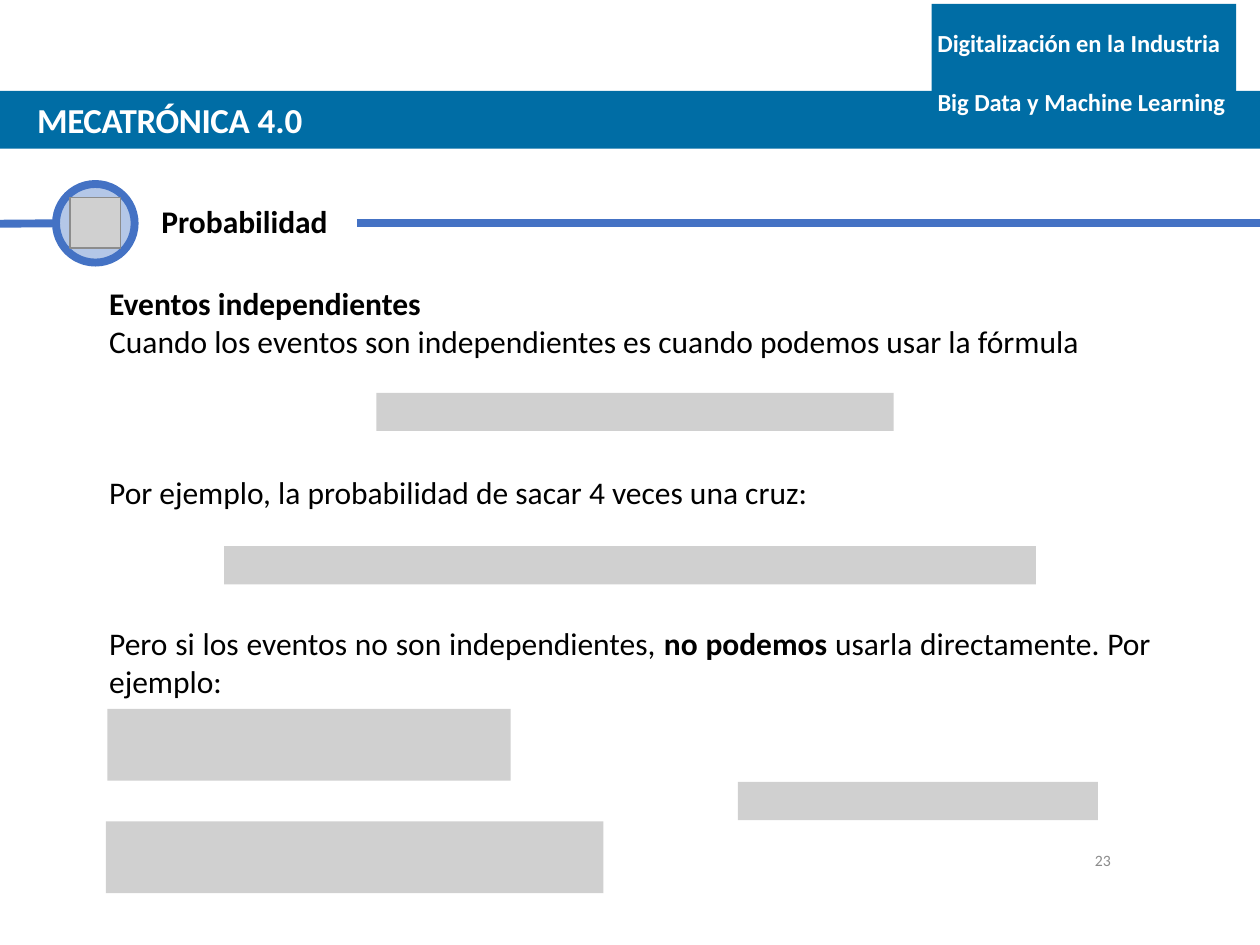
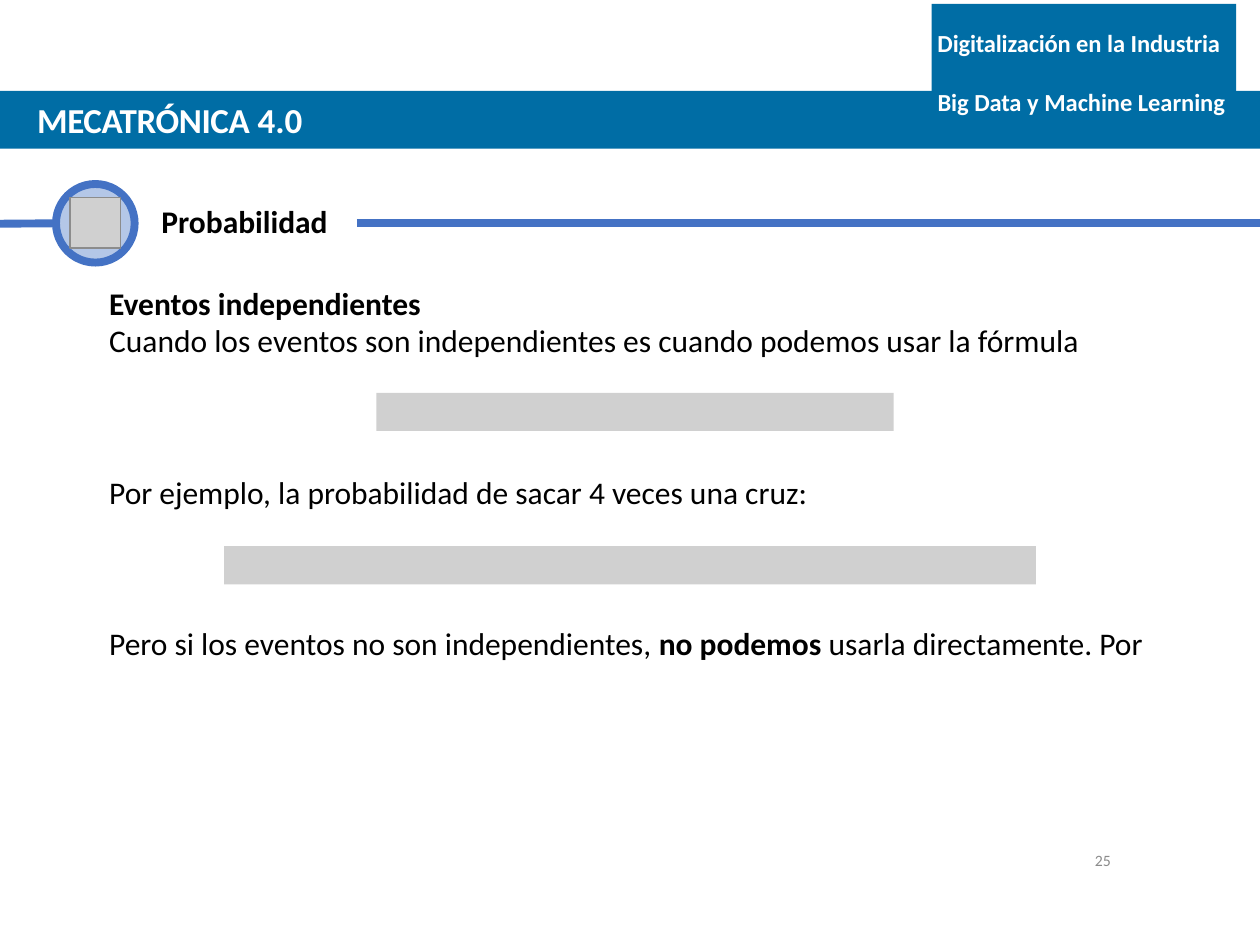
Before and after one commit to marcjene/Mecatronica4.0, a slide deck: slide 25 of S3 Estadistica descriptiva/Slides/S3_analisis_exploratorio_datos.pptx (slide 23 before the commit). Drawn at 1260x945 pixels with LibreOffice and Linux fonts; fonts in the diff are those of the drawing; grey boxes stand for pictures; background and template pictures are left out. Boxes give left, top, right and bottom in pixels: in the first picture for what was removed or moved away, otherwise in the second. Text is boxed around its words. In the diff, an @@ line names an element or a change of style, - is before the commit and + after.

Commit message:
Update_2
Slides and code Updates

```diff
--- a/S3 Estadistica descriptiva/Slides/S3_analisis_exploratorio_datos.pptx
+++ b/S3 Estadistica descriptiva/Slides/S3_analisis_exploratorio_datos.pptx
@@ text at [109,633,1142,660]: text changed @@
-Pero si los eventos no son independientes, no podemos usarla directamente. Por ejemplo:
+Pero si los eventos no son independientes, no podemos usarla directamente. Por
@@ picture removed at [107,709,510,781] @@
@@ picture removed at [738,782,1099,820] @@
@@ picture removed at [106,822,604,893] @@
@@ page number at [1095,856,1111,866]: text changed @@
-23
+25
```
Also in this commit, not shown: 1 other slide changed, 3 slides added, 1 slide removed, 3 other files.
